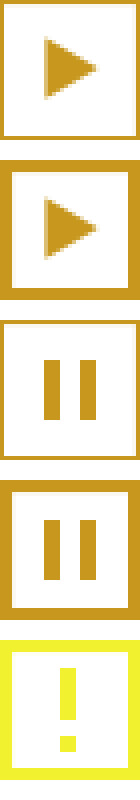
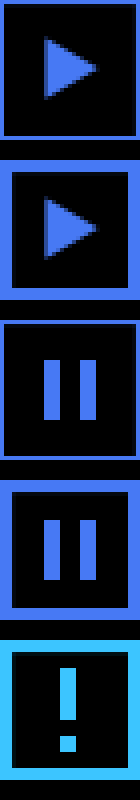
Layer changes from the first 140x800 image to the second:
hid "Play", painted on it over left=0, top=0, right=140, bottom=140
hid "Play hover", painted on it over left=0, top=160, right=140, bottom=300
hid "Pause", painted on it over left=0, top=320, right=140, bottom=460
hid "Pause hover", painted on it over left=0, top=480, right=140, bottom=620
hid "Warning", painted on it over left=0, top=640, right=140, bottom=780
added layer "Buttons 2" above "Buttons" over left=0, top=0, right=140, bottom=780
showed "Black" over left=0, top=0, right=140, bottom=800
